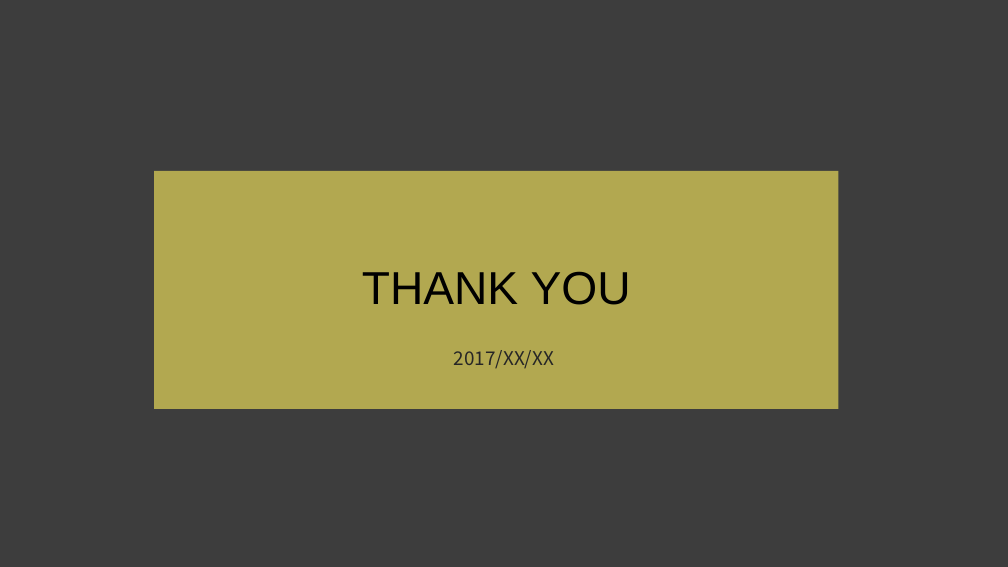
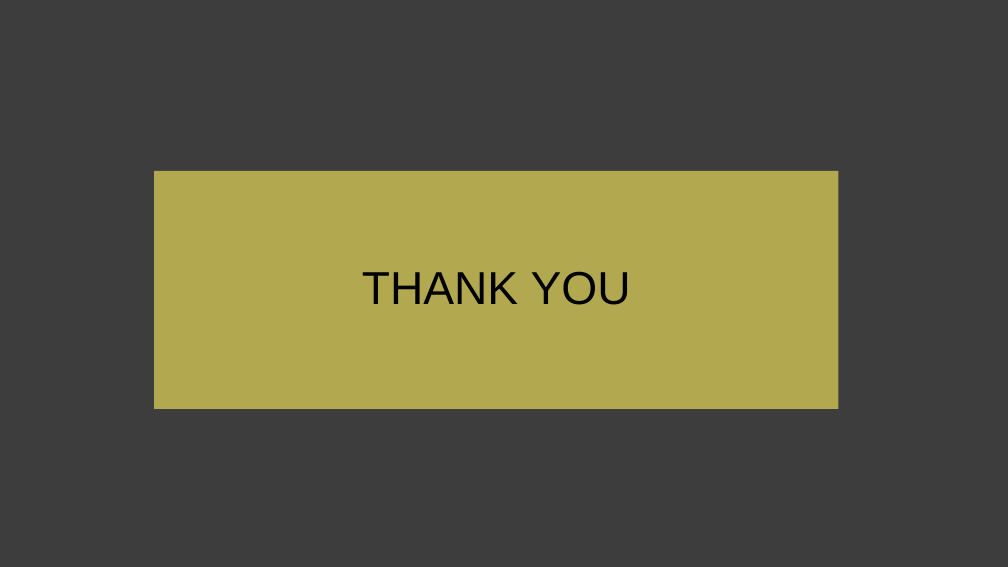
Before and after one commit to Zwe1/use-react-hooks, a slide deck: slide 12 of src/assets/React hooks.pptx (slide 10 before the commit). Drawn at 1008x567 pixels with LibreOffice and Linux fonts; fonts in the diff are those of the drawing; background and template pictures are left out. Boxes give left, top, right and bottom in pixels: in the first picture for what was removed or moved away, otherwise in the second. Text is boxed around its words. In the diff, an @@ line names an element or a change of style, - is before the commit and + after.

```diff
--- a/src/assets/React hooks.pptx
+++ b/src/assets/React hooks.pptx
@@ text removed at (454, 350, 554, 369) @@
-2017/XX/XX
```
Also in this commit, not shown: 7 other slides changed, 3 slides added, 1 slide removed, 6 other files.
